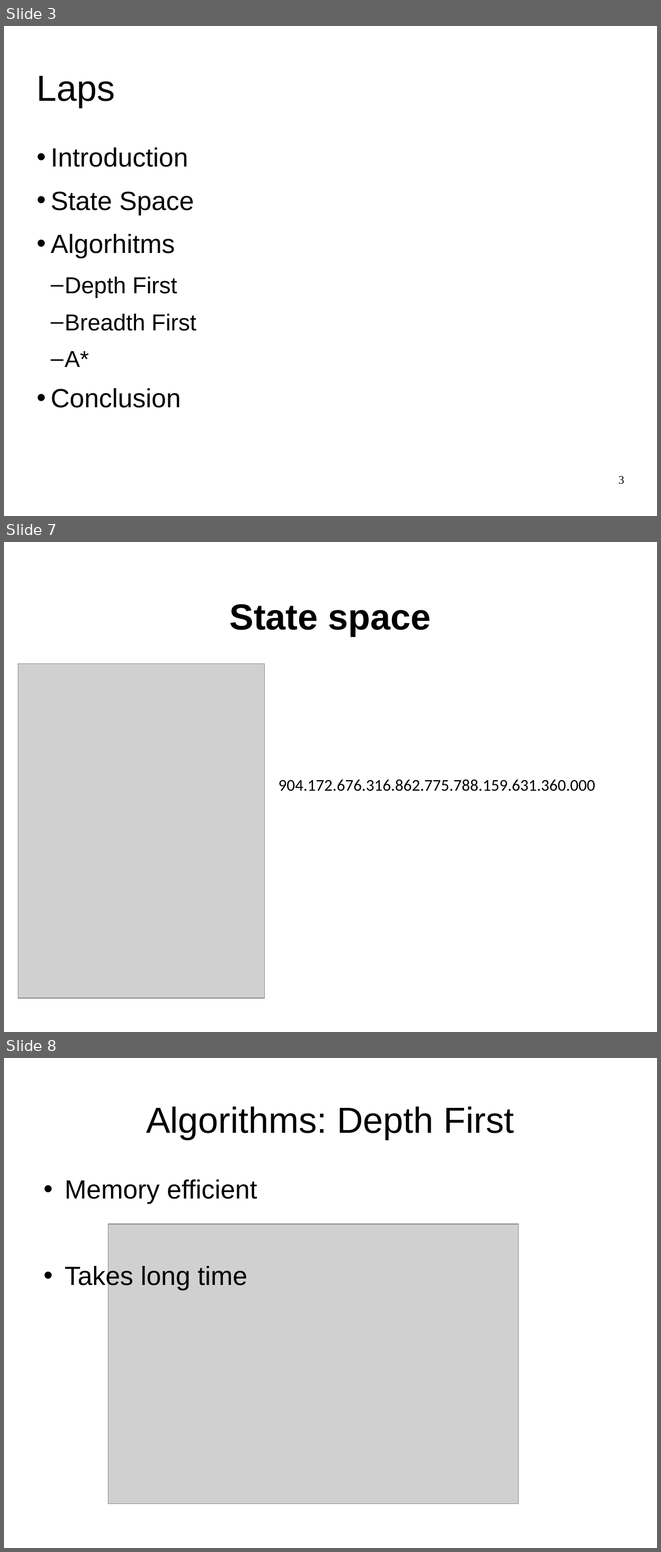
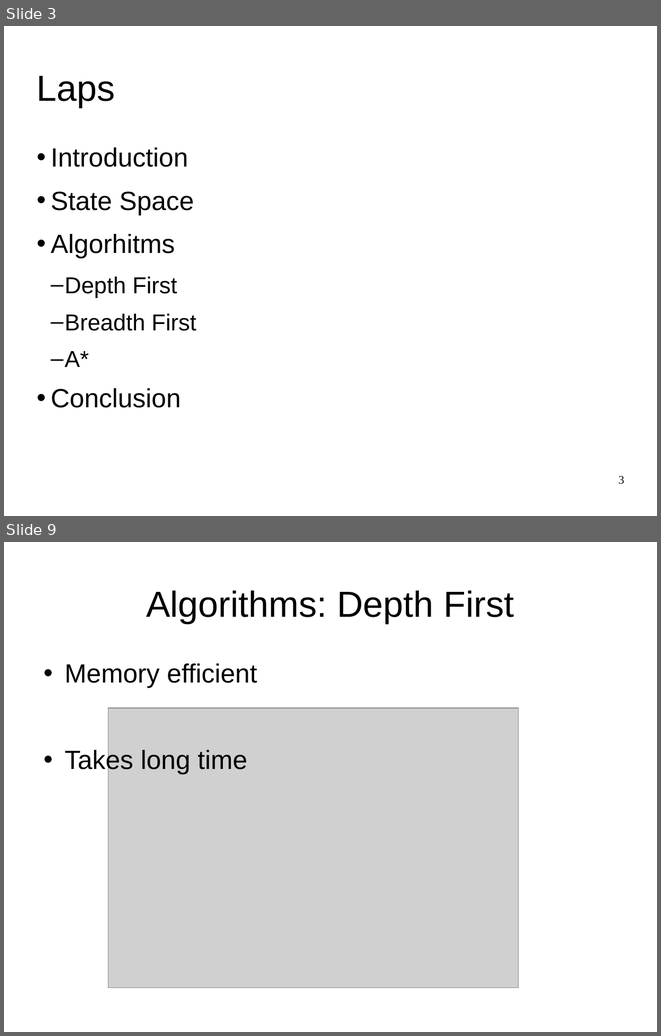
Before and after one commit to SjoerdvanderHeijden/Formule-i, a slide deck: PresRushHour4.ppt. Shown one above the other, each under a label of ours: slides 3, 7 and 8 before the commit, slides 3 and 9 after it; the slides between them are not shown. The pictures are 661x1552 and 661x1036 pixels, drawn with LibreOffice and Linux fonts; fonts in the diff are those of the drawing; grey boxes stand for pictures. Boxes give left, top, right and bottom in pixels: in the first picture for what was removed or moved away, otherwise in the second. Text is boxed around its words. In the diff, an @@ line names an element or a change of style, - is before the commit and + after.

```diff
--- a/PresRushHour4.ppt
+++ b/PresRushHour4.ppt
@@ slide 7 removed at (x1=4, y1=542, x2=657, y2=1032), background #FFFFFF @@
@@ title removed at (x1=230, y1=604, x2=431, y2=636) @@
-State space
@@ picture removed at (x1=18, y1=663, x2=265, y2=998) @@
@@ text removed at (x1=279, y1=779, x2=595, y2=791) @@
-904.172.676.316.862.775.788.159.631.360.000
@@ what was slide 8 is now slide 9 @@
```
Also in this commit, not shown: 5 slides added, 3 other slides removed, 3 other files.
